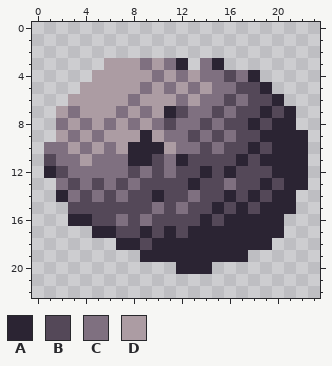
File history of a pixel-art file, Assets/Textures/Backgrounds/ScrollingObjects/Asteroids/asteroid_boulder_3.aseprite. The picture above was drawn from the file before the commit.
24x23 pixels, 1 frame.
Palette (. is transparent): A #2b2433  B #544858  C #7f7080  D #ac9ca3
Pixels before, first column x 1:
 3 .....DDDCDCA.CA.......
 4 ....DDDDDCDCDCCBCA....
 5 ...DDDDDCDCDCDCCBBA...
 6 ..DDDDDCDDDCDCCBCBBA..
 7 .DCDDDCDCDABCCBCBBABA.
 8 .CDCDCDCDCBCCBCBBABAA.
 9 .DCDCDDDADCCBCBCBBAAAA
10 CCDCDCDAAADCCBCBBABAAA
11 BCCDCCCAABCABBBBABAAAA
12 ABCCCCCBCBCBBABABBBAAA
13 .CBCBCBCBBBBABBCBBABAA
14 .ACBCBCBBABBCBBABABAA.
15 ..BBBBBBBCBCBBABABAAA.
16 ..AABBCBCBBBBABAAAAA..
17 ....AABBABABAAAAAAAA..
18 ......AABAAAAAAAAAA...
19 ........AAAAAAAAA.....
20 ...........AAA........
The result:
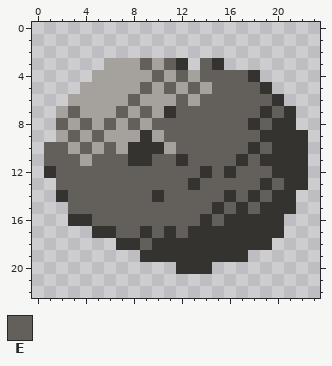
Colours new in this view: E #63605c
Changes in this commit:
colour A: #2b2433 -> #343330
colour D: #ac9ca3 -> #a5a29d
Changed rows in their new state; - is a pixel that keeps its letter.
first column x 1:
 3 --------E-E--E------
 4 ---------E-E-EEEE---
 5 --------E-E-E-EEEE--
 6 -------E---E-EEEEEE-
 7 --E---E-E--EEEEEEE-E
 8 -E-E-E-E-EEEEEEEE-E-
 9 --E-E-----EEEEEEEE--
10 EE-E-E-----EEEEEE-E-
11 EEE-EEE--EE-EEEE-E--
12 -EEEEEEEEEEEE-E-EEE-
13 -EEEEEEEEEEE-EEEEE-E
14 --EEEEEEE-EEEEE-E-E-
15 --EEEEEEEEEEEE-E-E--
16 ----EEEEEEEEE-E-----
17 ------EE-E-E--------
18 --------E-----------
Changed places in both pictures, as pixel boxes (x1, y1, x2, y2):
changed: (44, 58, 308, 274)
